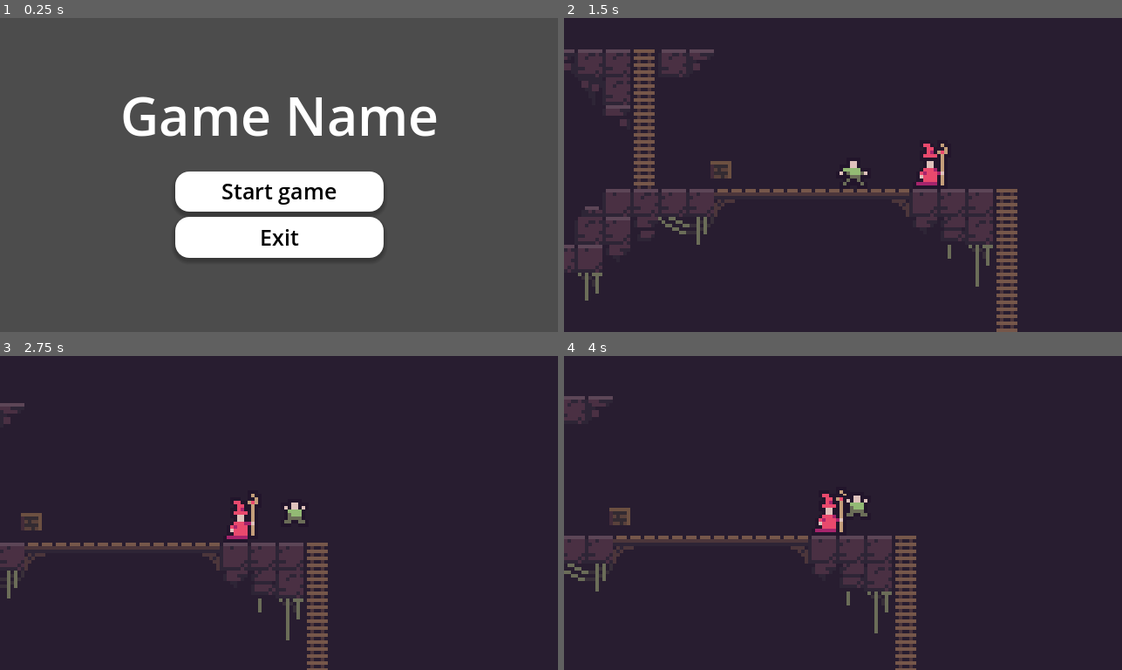
Above: before the commit, frames 1-4 (two rows, left to right).
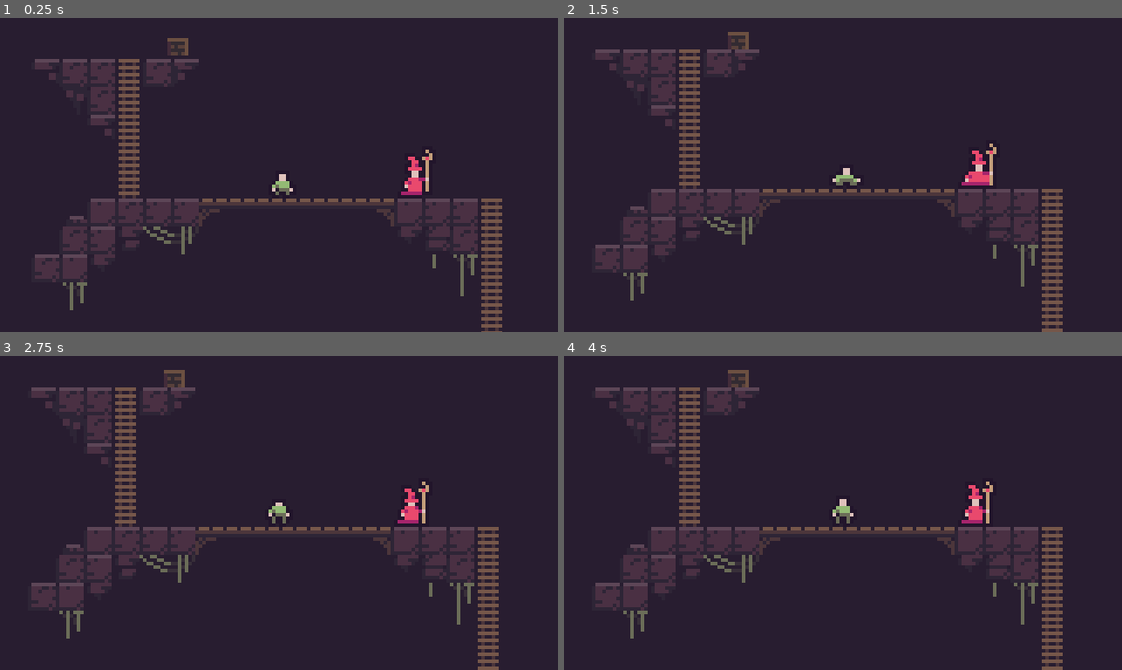
Above: after the commit, the same moments.

Repository: ShamsParvezArka/buet-game-jam-2026-submission
Game: Godot game, scene res://scene/tutorial.tscn
Two runs of this game, one before a commit and one after it. Both use one fixed random seed, a clock stepped at 60 frames per second and the inputs below. Before the commit the project starts from res://scene/Main_Menu.tscn.
Inputs (mouse positions are in pixels of both pictures, inside the frame that each line leads up to):
- Up to frame 1 (0.25 s): no input
- Up to frame 2 (1.5 s): click (843, 190) at 0.5 s, where only the run before the commit has a clickable "Start game"; hold D (move_right) from 1.28 s (still down); hold F (grab) from 1.28 s (still down)
- Up to frame 3 (2.75 s): keep holding D (move_right); tap Space (jump) at 1.52, 2.27 s; tap G (throw) at 1.55, 2.1 s; release F (grab) at 2.03 s; tap F (grab) at 2.3 s
- Up to frame 4 (4 s): release D (move_right) at 2.78 s; hold A (move_left) 2.78-3.53 s; hold K (attack) 2.78-3.53 s; tap G (throw) at 3.05 s; hold D (move_right) from 3.53 s (still down); tap W (climb) at 3.6 s; tap Space (jump) at 3.77 s; tap F (grab) at 3.8 s

The runs differ from the first frame. In frame 1, 98% of the frame differs, in the area x 0-100%, y 0-100%; in frame 2, 14%; in frame 3, 14%; in frame 4, 15%.
Error after the commit: Attempt to call function 'enter' in base 'null instance' on a null instance. (res://script/state_machine.gd:40)

Commit message:
fix/new -> friction, push box object

Diff:
--- a/project.godot
+++ b/project.godot
@@ -11,7 +11,7 @@
 [application]
 
 config/name="BUET game jam 2026 submission"
-run/main_scene="uid://dymt2rn5onkfp"
+run/main_scene="uid://dl2f7h76w60tg"
 config/features=PackedStringArray("4.5", "Forward Plus")
 
 [autoload]
@@ -28,6 +28,7 @@
 
 climbing_area=""
 teleport_box=""
+pushable=""
 
 [input]
 
--- a/scene/player_basic.tscn
+++ b/scene/player_basic.tscn
@@ -15,7 +15,6 @@
 [ext_resource type="Script" uid="uid://c8447ne4xknlk" path="res://script/player_basic/attack.gd" id="6_xt50q"]
 [ext_resource type="Script" uid="uid://djkjgq8pjf47j" path="res://script/player_basic/climb.gd" id="7_7lci2"]
 [ext_resource type="Script" uid="uid://bnyeiw3kp4x03" path="res://script/player_basic/mid_air.gd" id="8_pjtj2"]
-[ext_resource type="Script" uid="uid://c386cubv74mb5" path="res://script/player_basic/grab.gd" id="9_d38go"]
 
 [sub_resource type="AtlasTexture" id="AtlasTexture_5p62h"]
 atlas = ExtResource("2_ujlph")
@@ -402,10 +401,6 @@
 script = ExtResource("8_pjtj2")
 metadata/_custom_type_script = "uid://drn4nb81k2l2b"
 
-[node name="Grab" type="Node" parent="StateMachine"]
-script = ExtResource("9_d38go")
-metadata/_custom_type_script = "uid://drn4nb81k2l2b"
-
 [node name="Flipbook" type="AnimatedSprite2D" parent="."]
 sprite_frames = SubResource("SpriteFrames_d38go")
 animation = &"idle"
@@ -425,5 +420,4 @@
 [connection signal="timeout" from="StateMachine/Jump/Timer" to="StateMachine/Jump" method="_on_timer_timeout"]
 [connection signal="timeout" from="StateMachine/Attack/Timer" to="StateMachine/Attack" method="_on_timer_timeout"]
 [connection signal="area_entered" from="InteractionArea" to="StateMachine/Climb" method="_on_interaction_area_area_entered"]
-[connection signal="area_entered" from="InteractionArea" to="StateMachine/Grab" method="_on_interaction_area_area_entered"]
 [connection signal="area_exited" from="InteractionArea" to="StateMachine/Climb" method="_on_interaction_area_area_exited"]
--- a/scene/player_wizard.tscn
+++ b/scene/player_wizard.tscn
@@ -188,7 +188,7 @@
 [node name="Flipbook" type="AnimatedSprite2D" parent="."]
 sprite_frames = SubResource("SpriteFrames_rmfn0")
 animation = &"attack"
-frame_progress = 0.58669007
+frame_progress = 0.81162626
 
 [node name="Collider" type="CollisionShape2D" parent="."]
 position = Vector2(-2, 4)
--- /dev/null
+++ b/scene/push_box.tscn
@@ -0,0 +1,19 @@
+[gd_scene load_steps=4 format=3 uid="uid://cqomx2alnw0gs"]
+
+[ext_resource type="Script" uid="uid://bqo75gslv82ke" path="res://script/props/push_box.gd" id="1_rok6f"]
+[ext_resource type="Texture2D" uid="uid://bbq81j1w0xgwj" path="res://asset/props/box.png" id="1_wi0xx"]
+
+[sub_resource type="CapsuleShape2D" id="CapsuleShape2D_rok6f"]
+radius = 2.5
+height = 5.0
+
+[node name="PushBox" type="CharacterBody2D" groups=["pushable"]]
+collision_mask = 3
+script = ExtResource("1_rok6f")
+
+[node name="Sprite2D" type="Sprite2D" parent="."]
+texture = ExtResource("1_wi0xx")
+
+[node name="CollisionShape2D" type="CollisionShape2D" parent="."]
+position = Vector2(0, 0.5)
+shape = SubResource("CapsuleShape2D_rok6f")
--- a/scene/teleport_box.tscn
+++ b/scene/teleport_box.tscn
@@ -6,11 +6,9 @@
 [sub_resource type="RectangleShape2D" id="RectangleShape2D_kn6ur"]
 size = Vector2(6, 5)
 
-[sub_resource type="RectangleShape2D" id="RectangleShape2D_cxsen"]
-size = Vector2(14, 5)
-
-[node name="TeleportBox" type="RigidBody2D"]
-collision_layer = 0
+[node name="TeleportBox" type="CharacterBody2D" groups=["teleport_box"]]
+collision_layer = 4
+collision_mask = 7
 script = ExtResource("1_cxsen")
 
 [node name="Sprite2D" type="Sprite2D" parent="."]
@@ -19,11 +17,3 @@
 [node name="Collider" type="CollisionShape2D" parent="."]
 position = Vector2(0, 0.5)
 shape = SubResource("RectangleShape2D_kn6ur")
-
-[node name="InteractionArea" type="Area2D" parent="." groups=["teleport_box"]]
-collision_layer = 4
-collision_mask = 4
-
-[node name="GrabArea" type="CollisionShape2D" parent="InteractionArea"]
-position = Vector2(0, 0.5)
-shape = SubResource("RectangleShape2D_cxsen")
--- a/scene/tutorial.tscn
+++ b/scene/tutorial.tscn
@@ -1,10 +1,10 @@
 [gd_scene load_steps=12 format=4 uid="uid://dl2f7h76w60tg"]
 
 [ext_resource type="Texture2D" uid="uid://dwod412cnxdjd" path="res://asset/environment.png" id="1_8jxoh"]
-[ext_resource type="PackedScene" uid="uid://bqh7fv5koddnt" path="res://scene/teleport_box.tscn" id="2_mqdaa"]
 [ext_resource type="PackedScene" uid="uid://hveqhu5colj6" path="res://scene/player_basic.tscn" id="2_nvmt1"]
 [ext_resource type="PackedScene" uid="uid://kawqca265cno" path="res://scene/player_wizard.tscn" id="3_mqdaa"]
 [ext_resource type="Script" uid="uid://c5weuruku80cb" path="res://script/advance_camera_rig.gd" id="4_won01"]
+[ext_resource type="PackedScene" uid="uid://cqomx2alnw0gs" path="res://scene/push_box.tscn" id="5_mqdaa"]
 
 [sub_resource type="TileSetAtlasSource" id="TileSetAtlasSource_8jxoh"]
 texture = ExtResource("1_8jxoh")
@@ -139,14 +139,11 @@
 tile_map_data = PackedByteArray("AAD9//7/AgACAAAAAAD+//7/AgACAAAAAAAAAP7/AgACAAAAAAABAP7/AgAFAAIAAAD8//7/AgAEAAIAAAD+// …(1040 unchanged characters)…
 tile_set = SubResource("TileSet_won01")
 
-[node name="TeleportBox" parent="." instance=ExtResource("2_mqdaa")]
-position = Vector2(90, 69)
-
 [node name="PlayerWizard" parent="." instance=ExtResource("3_mqdaa")]
 position = Vector2(152, 67)
 
 [node name="PlayerBasic" parent="." instance=ExtResource("2_nvmt1")]
-position = Vector2(123, 69)
+position = Vector2(112, 69)
 
 [node name="CameraRig" type="Camera2D" parent="."]
 position = Vector2(107, 60)
@@ -170,3 +167,6 @@
 [node name="CollisionShape2D" type="CollisionShape2D" parent="LadderArea2"]
 position = Vector2(0, -14)
 shape = SubResource("RectangleShape2D_won01")
+
+[node name="RigidBody2D" parent="." instance=ExtResource("5_mqdaa")]
+position = Vector2(82, 28)
--- a/script/character_controller.gd
+++ b/script/character_controller.gd
@@ -16,11 +16,3 @@
 func _process(_delta: float) -> void:
 	direction_horizontal = Input.get_axis("move_left", "move_right")
 	direction_vertical = Input.get_axis("move_up", "move_down")
-
-
-func _physics_process(delta: float) -> void:
-	state_machine.update(delta)
-
-	if not self.is_on_floor() and GlobalState.player_basic_apply_gravity:
-		self.velocity += Vector2(0, self.gravity) * delta
-	self.move_and_slide()
--- a/script/global_state.gd
+++ b/script/global_state.gd
@@ -3,7 +3,9 @@
 enum FacingDirection { LEFT, RIGHT }
 
 var current_selected_player: CharacterBody2D
-var anime_sword_obtained := false
 var player_basic_apply_gravity: bool
 var player_basic_mid_air: bool
 var can_climb: bool
+
+var anime_sword_obtained := false
+var is_holding := false
--- a/script/player_basic/grab.gd
+++ /dev/null
@@ -1,18 +0,0 @@
-extends State
-
-var can_grab := false
-var teleport_box: RigidBody2D
-
-
-func _enter() -> void:
-	if !can_grab:
-		state_machine.change_state(state_machine.previous_state)
-
-
-func update(delta: float) -> void:
-	if can_grab:
-		print("yes")
-
-
-func _on_interaction_area_area_entered(area: Area2D) -> void:
-	can_grab = true if area.is_in_group("teleport_box") else false
--- a/script/player_basic/idle.gd
+++ b/script/player_basic/idle.gd
@@ -18,3 +18,7 @@
 			state_machine.change_state(state_machine.get_node("Jump"))
 		elif Input.is_action_pressed("attack"):
 			state_machine.change_state(state_machine.get_node("Attack"))
+		elif Input.is_action_pressed("grab"):
+			state_machine.change_state(state_machine.get_node("Grab"))
+		elif Input.is_action_pressed("throw"):
+			state_machine.change_state(state_machine.get_node("Throw"))
--- a/script/player_basic/player_basic.gd
+++ b/script/player_basic/player_basic.gd
@@ -3,4 +3,24 @@
 @export var move_speed_horizontal := 30
 @export var move_speed_vertical := 20
 @export var jump_force := -30
+@export var push_force := 15
 @export var gravity := 90
+
+
+func _physics_process(delta: float) -> void:
+	state_machine.update(delta)
+
+	if not self.is_on_floor() and GlobalState.player_basic_apply_gravity:
+		self.velocity += Vector2(0, self.gravity) * delta
+	self.move_and_slide()
+
+	for i in range(get_slide_collision_count()):
+		var collision := get_slide_collision(i)
+		var box := collision.get_collider()
+
+		if box is CharacterBody2D and box.is_in_group("pushable"):
+			var normal := collision.get_normal()
+
+			if abs(normal.x) > 0.9 and self.direction_horizontal != 0:
+				box.velocity.x = direction_horizontal * (self.push_force)
+				box.is_being_pushed = true
--- a/script/player_wizard/player_wizard.gd
+++ b/script/player_wizard/player_wizard.gd
@@ -4,3 +4,11 @@
 @export var move_speed_vertical := 0
 @export var jump_force := -30
 @export var gravity := 90
+
+
+func _physics_process(delta: float) -> void:
+	state_machine.update(delta)
+
+	if not self.is_on_floor() and GlobalState.player_basic_apply_gravity:
+		self.velocity += Vector2(0, self.gravity) * delta
+	self.move_and_slide()
--- /dev/null
+++ b/script/props/push_box.gd
@@ -0,0 +1,14 @@
+extends CharacterBody2D
+
+var is_being_pushed := false
+
+
+func _physics_process(delta: float) -> void:
+	if !is_being_pushed:
+		self.velocity.x = move_toward(self.velocity.x, 0.0, 1200 * delta)
+
+	if not self.is_on_floor():
+		self.velocity += Vector2(0, 90) * delta
+
+	move_and_slide()
+	is_being_pushed = false
--- a/script/props/teleport_box.gd
+++ /dev/null
@@ -1,17 +0,0 @@
-extends RigidBody2D
-
-var amplitude: float = 0.5
-var frequency: float = 1
-var initial_y: float = 0.0
-
-
-func _ready():
-		initial_y = position.y
-
-
-func _process(delta):
-		var time = Time.get_ticks_msec() / 1000.0
-		# NOTE(arka): 2.0 * PI converts frequency to radians per second
-		var y_offset = amplitude * sin(time * frequency * 2.0 * PI)
-
-		self.position.y = initial_y + y_offset
Not shown: 1 places in scene/player_basic.tscn that only renumber resources
Not shown: 1 places in scene/teleport_box.tscn that only renumber resources
Not shown, removed: script/player_basic/grab.gd.uid
Not shown, added: script/props/push_box.gd.uid
Not shown, removed: script/props/teleport_box.gd.uid
